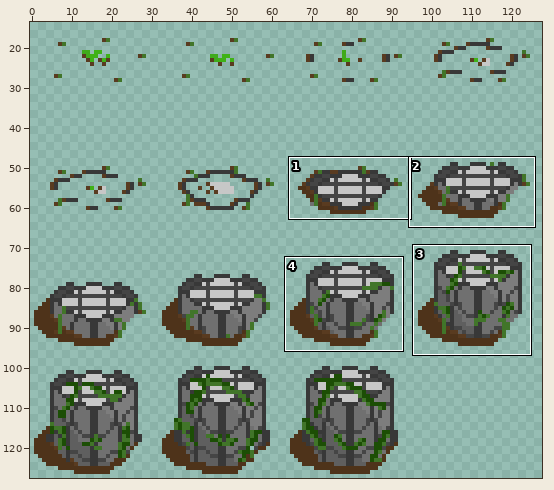
A sprite sheet gets an edit: Assets/Sprites/Towers/Twig Branch/Twig Shooter Construction SpriteSheet.png. Above: a wide view before the commit, with the close-up outlined.
Close-up. Old version:
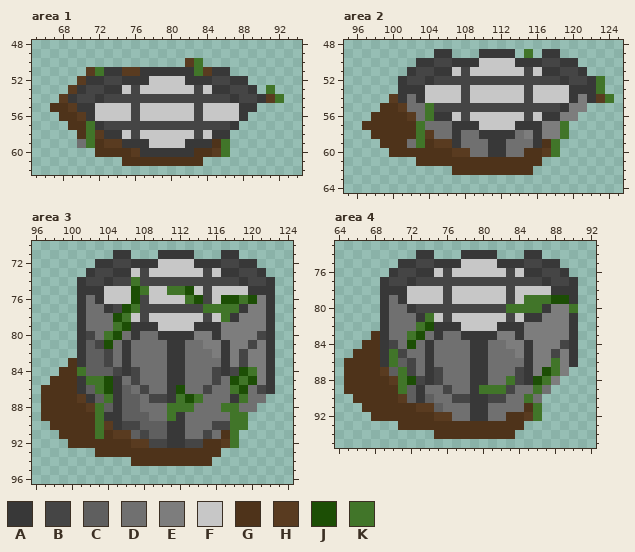
The file is 128x128 pixels. Shown: area 1: x 65..94, y 48..62; area 2: x 95..125, y 48..64; area 3: x 96..124, y 70..96; area 4: x 64..92, y 73..95. The wide view leaves out empty margins. The commit also changed other parts of the picture, which this record leaves out.
Palette (. is transparent): A #383838  B #454545  C #5f5f5f  D #707070  E #7d7d7d  F #c7c7c7  G #4e331a  H #593b20  J #1c4e05  K #417529
Pixels before, area 1, first column x 67:
50 ...............HK.........
51 ....HKAAHHAAAAAAKHAA......
52 ...HAABBAAAFFFFAAABBAA....
53 ..HABBAAFBFFFFFFBFAABBA.K.
54 .HABBABBBBBBBBBBBBBBABBAHK
55 GGHAAFFFFBFFFFFFBFFFFAA...
56 .GGHAFFFFBFFFFFFBFFFFA....
57 ..GGKABBBBBBBBBBBBBBA.....
58 ...GKHAAFBFFFFFFBFAA......
59 ...DKGHHAAAFFFFAAAGK......
60 .....GGGGHAAAAAAGGHK......
61 ........GGGGGGGGG.........
Pixels before, area 2, first column x 97:
49 ........AA...AAAA.K.AA......
50 ......AABBAAAFFFFAAABBAA....
51 .....ABBAAFBFFFFFFBFAABBA...
52 ....ABBABBBBBBBBBBBBBBABBAK.
53 ....AAAFFFFBFFFFFFBFFFFAAAK.
54 ...HADAFFFFBFFFFFFBFFFFAEAHK
55 ..GGHDDKBBBBBBBBBBBBBBAEE...
56 .GGGGHDKAAFBFFFFFFBFAAEE....
57 GGGGGGKDDDAAAFFFFAAAEEK.....
58 .GGGGGKHDDADDAAAADEAEEK.....
59 ..GGGDKGHHADDDAADDDAGK......
60 ...GGGGGGGHHDDAADDGGHK......
61 ......GGGGGGGGGGGGGG........
62 ..........GGGGGGGGG.........
Pixels before, area 3, first column x 97:
71 ........AA...AAAA...AA....
72 ......AABBAAAFFFFAAABBAA..
73 .....ABBAAFBFFFFFFBFAABBA.
74 ....ABBABBKBBBBBBBBBBBABBA
75 ....AAAFFFJKFFKKJFBFFFFAAA
76 ....ADAFFFJBFFFFKJBFJJKJEA
77 ....ADDABJKBBBBBBBKKKKAEEA
78 ....ADDDJKFBFFFFFFBFKAEEEA
79 ....ADDDKJAAAFFFFAAAEEEEEA
80 ....ABDKJDADDAAAAEEAEEEEBA
81 ....ACBJDADDDDAADDEEAEEBEA
82 ....ACCBDADDDDAADDDEAEBEEA
83 ...GACCBDADDDDAADDDDAEBEEA
84 ..GGKCCCBABDDDAADDDBABJKEA
85 .GGGAKKJADBDDDAADDDBDJKJEA
86 GGGGACKJACDBDDAJDDBDDKJDBA
87 GGGGHACKACCDBBAKJKDDDAKDD.
88 GGGGGHKCACCDDDKKKDDDKKDD..
89 GGGGGGKAACCCDDKADDDDDKK...
90 .GGGGGKHABBCCCAADDDBBKK...
91 ..GGGGKGHHCBCCAADDBDGK....
92 ...GGGGGGGHHBBAABBGGHK....
93 ......GGGGGGGGGGGGGG......
94 ..........GGGGGGGGG.......
Pixels before, area 4, first column x 65:
74 ........AA...AAAA...AA....
75 ......AABBAAAFFFFAAABBAA..
76 .....ABBAAFBFFFFFFBFAABBA.
77 ....ABBABBBBBBBBBBBBBBABBA
78 ....AAAFFFFBFFFFFFBFFFFAAA
79 ....ADAFFFFBFFFFFFBFKKKJJA
80 ....ADDABBBBBBBBBBKKKKAEEK
81 ....ADDDAKFBFFFFFFBFAAEEEA
82 ....ADDDKJAAAFFFFAAAEEEEEA
83 ...GADDKJDADDAAAAEEAEEEEEA
84 ..GGABDJDADDDDAADDEEAEEEBA
85 .GGGAKBDDADDDDAADDDEAEEBEA
86 GGGGAKCBDADDDDAADDDDAEEKEA
87 GGGGHCKBDABDDDAADDDBAEJKE.
88 GGGGGHKJBABDDDAADDKBAJKE..
89 GGGGGGKCADDBDDAKKKBDDKD...
90 .GGGGGHCACDDBBAABBDDKD....
91 ..GGGGGGHHCDDDAADDDDGK....
92 ...GGGGGGGHHDDAADDGGHK....
93 ......GGGGGGGGGGGGGG......
94 ..........GGGGGGGGG.......
The result:
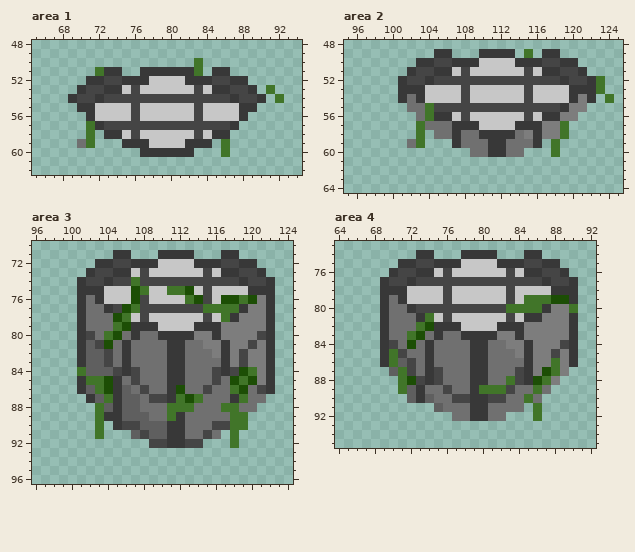
Edits made:
Area 1:
Colour G is removed in row 55 at x 67 to 68; in row 56 at x 68 to 69; in row 57 at x 69 to 70; in row 58 at x 70; in row 59 at x 72 and 85; in row 60 at x 72 to 75 and 83 to 84.
Colour G is removed in row 61 at x 75 to 83.
Colour H is removed in row 50 at x 82; in row 51 at x 71, 75 to 76 and 84; in row 52 at x 70; in row 53 at x 69; in row 54 at x 68 and 91; in row 55 at x 69.
Colour H is removed in row 56 at x 70; in row 58 at x 72; in row 59 at x 73 to 74; in row 60 at x 76 and 85.
Area 2:
Colour G is removed in row 55 at x 99 to 100; in row 56 at x 98 to 101; in row 57 at x 97 to 102; in row 58 at x 98 to 102; in row 59 at x 99 to 101, 104 and 117; in row 60 at x 100 to 106 and 115 to 116.
Colour G is removed in row 61 at x 103 to 116; in row 62 at x 107 to 115.
Colour H is removed in row 54 at x 100 and 123; in row 55 at x 101; in row 56 at x 102; in row 58 at x 104; in row 59 at x 105 to 106; in row 60 at x 107 to 108 and 117.
Area 3:
Colour G is removed in row 83 at x 100; in row 84 at x 99 to 100; in row 85 at x 98 to 100; in rows 86 to 87 at x 97 to 100; in row 88 at x 97 to 101; in row 89 at x 97 to 102.
Colour G is removed in row 90 at x 98 to 102; in row 91 at x 99 to 102, 104 and 117; in row 92 at x 100 to 106 and 115 to 116; in row 93 at x 103 to 116; in row 94 at x 107 to 115.
Colour H is removed in row 87 at x 101; in row 88 at x 102; in row 90 at x 104; in row 91 at x 105 to 106; in row 92 at x 107 to 108 and 117.
Area 4:
Colour G is removed in row 83 at x 68; in row 84 at x 67 to 68; in row 85 at x 66 to 68; in rows 86 to 87 at x 65 to 68; in row 88 at x 65 to 69; in row 89 at x 65 to 70.
Colour G is removed in row 90 at x 66 to 70; in row 91 at x 67 to 72 and 85; in row 92 at x 68 to 74 and 83 to 84; in row 93 at x 71 to 84; in row 94 at x 75 to 83.
Colour H is removed in row 87 at x 69; in row 88 at x 70; in row 90 at x 71; in row 91 at x 73 to 74; in row 92 at x 75 to 76 and 85.
